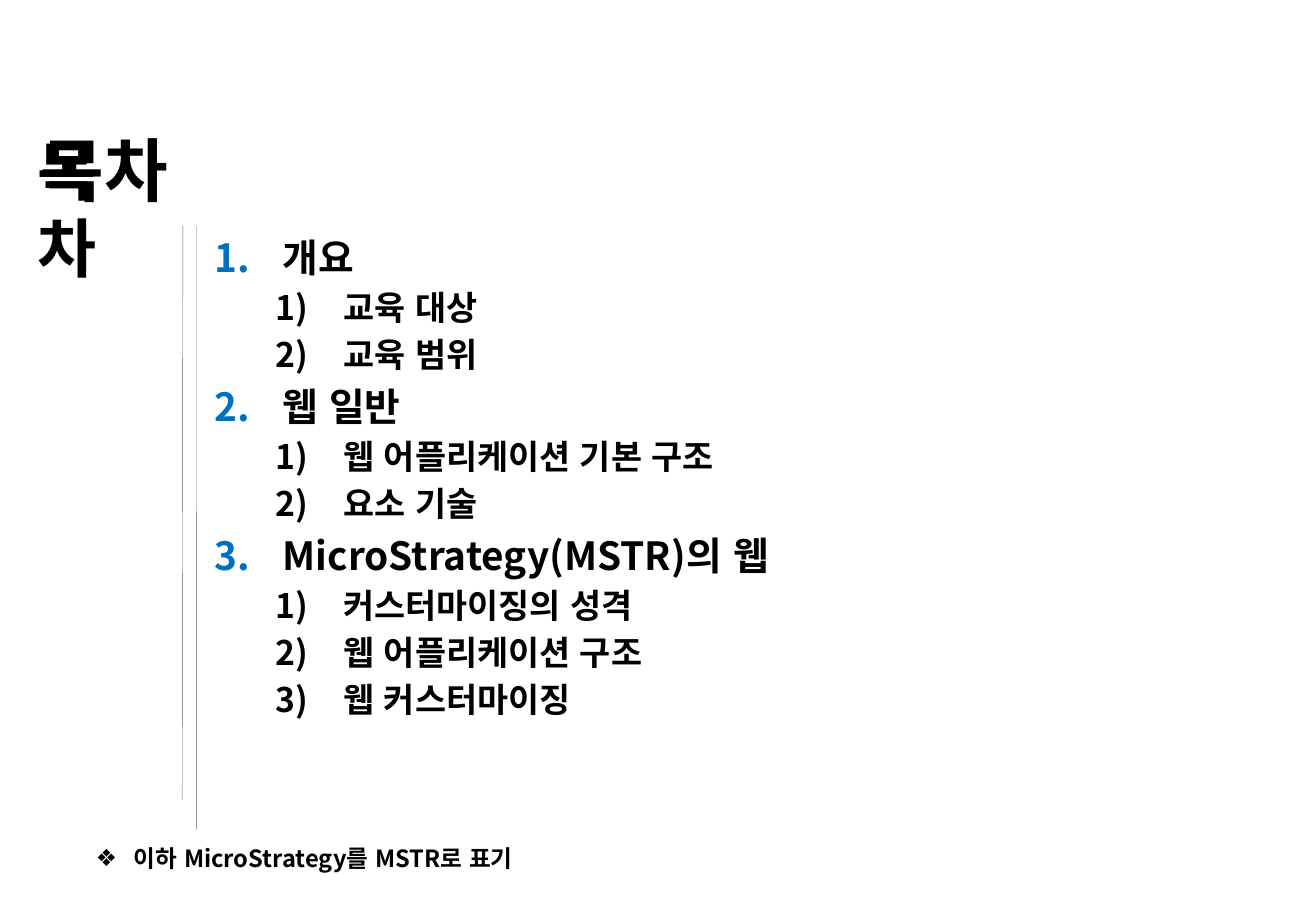
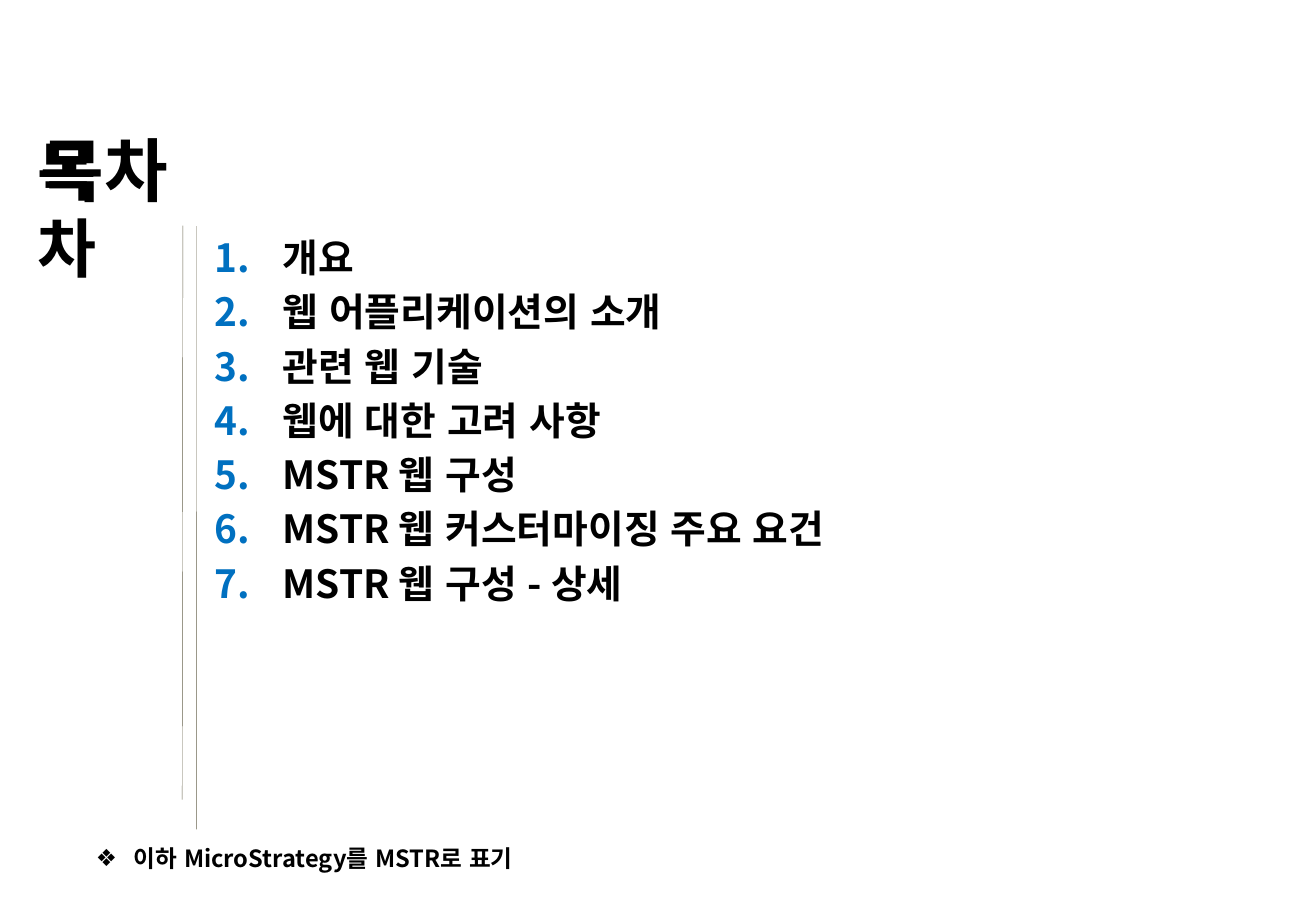
Before and after one commit to iused5/document, a slide deck: slide 2 of MSTR 웹교육/MSTR-웹.pptx. Drawn at 1316x911 pixels with LibreOffice and Linux fonts; fonts in the diff are those of the drawing; background and template pictures are left out. Boxes give left, top, right and bottom in pixels: in the first picture for what was removed or moved away, otherwise in the second. Text is boxed around its words. In the diff, an @@ line names an element or a change of style, - is before the commit and + after.

```diff
--- a/MSTR 웹교육/MSTR-웹.pptx
+++ b/MSTR 웹교육/MSTR-웹.pptx
@@ text at box(283, 293, 824, 602): text changed; size 20 to 23 pt @@
-  1) 교육 대상
-  2) 교육 범위
-2. 웹 일반
-  1) 웹 어플리케이션 기본 구조
-  2) 요소 기술
-3. MicroStrategy(MSTR)의 웹
-  1) 커스터마이징의 성격
-  2) 웹 어플리케이션 구조
-  3) 웹 커스터마이징
+2. 웹 어플리케이션의 소개
+3. 관련 웹 기술
+4. 웹에 대한 고려 사항
+5. MSTR 웹 구성
+6. MSTR 웹 커스터마이징 주요 요건
+7. MSTR 웹 구성 - 상세
```
Also in this commit, not shown: 25 other slides changed, 13 slides added, 1 slide removed, 1 other file.
